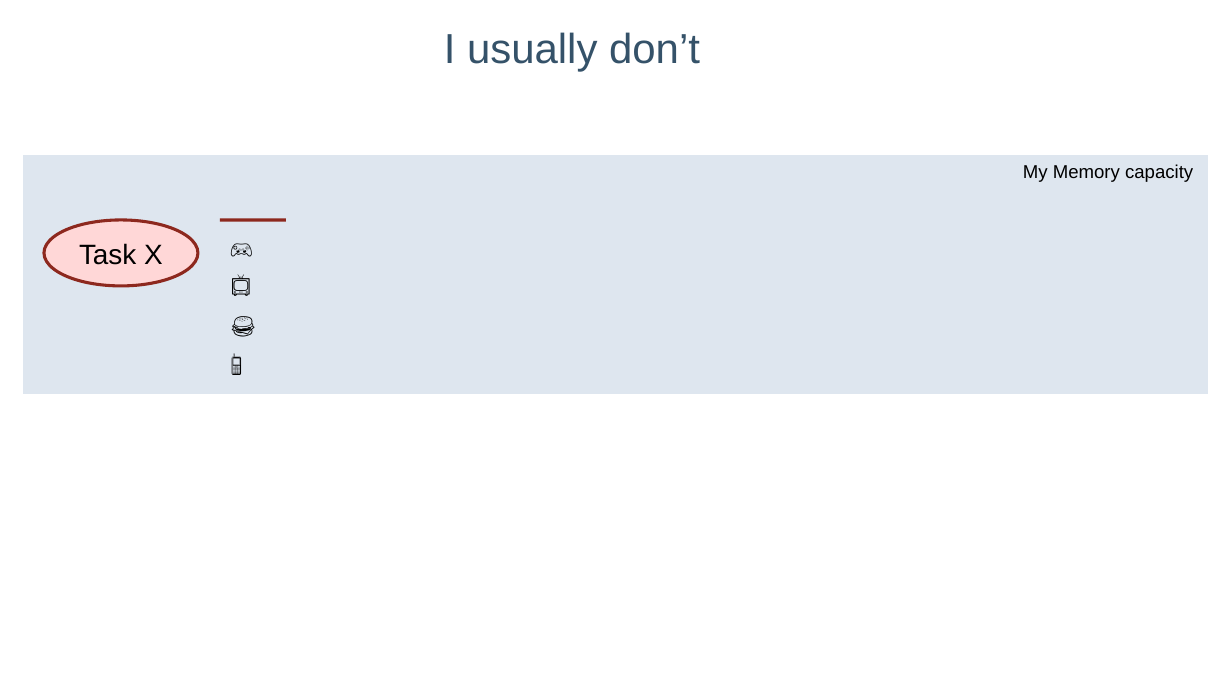
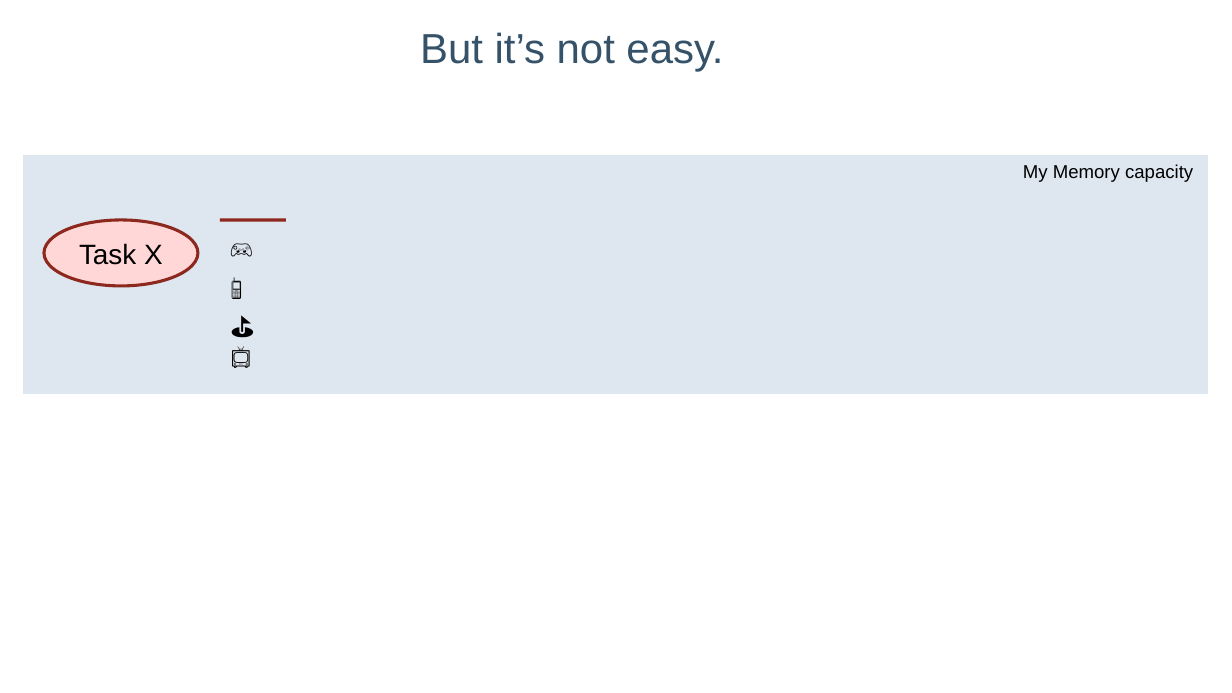
Before and after one commit to lelanthran/frame, a slide deck: slide 17 of docs/FrameIntroduction.odp. Drawn at 1232x693 pixels with LibreOffice and Linux fonts; fonts in the diff are those of the drawing; background and template pictures are left out. Boxes give left, top, right and bottom in pixels: in the first picture for what was removed or moved away, otherwise in the second. Text is boxed around its words. In the diff, an @@ line names an element or a change of style, - is before the commit and + after.

```diff
--- a/docs/FrameIntroduction.odp
+++ b/docs/FrameIntroduction.odp
@@ title at (x1=420, y1=32, x2=723, y2=72): text changed @@
-I usually don’t
+But it’s not easy.
@@ text "📱" moved from (x1=220, y1=343, x2=272, y2=386) to (x1=220, y1=267, x2=272, y2=310) @@
@@ text at (x1=220, y1=305, x2=272, y2=348): text changed @@
-🍔
+⛳
@@ text "📺" moved from (x1=220, y1=264, x2=272, y2=306) to (x1=220, y1=337, x2=272, y2=379) @@
```
Also in this commit, not shown: 8 other slides changed.
